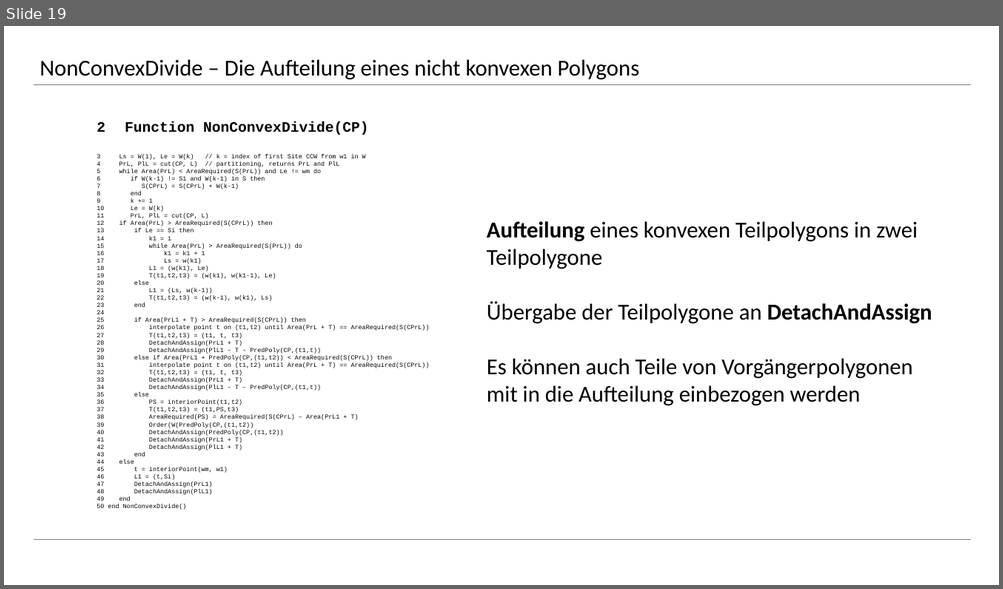
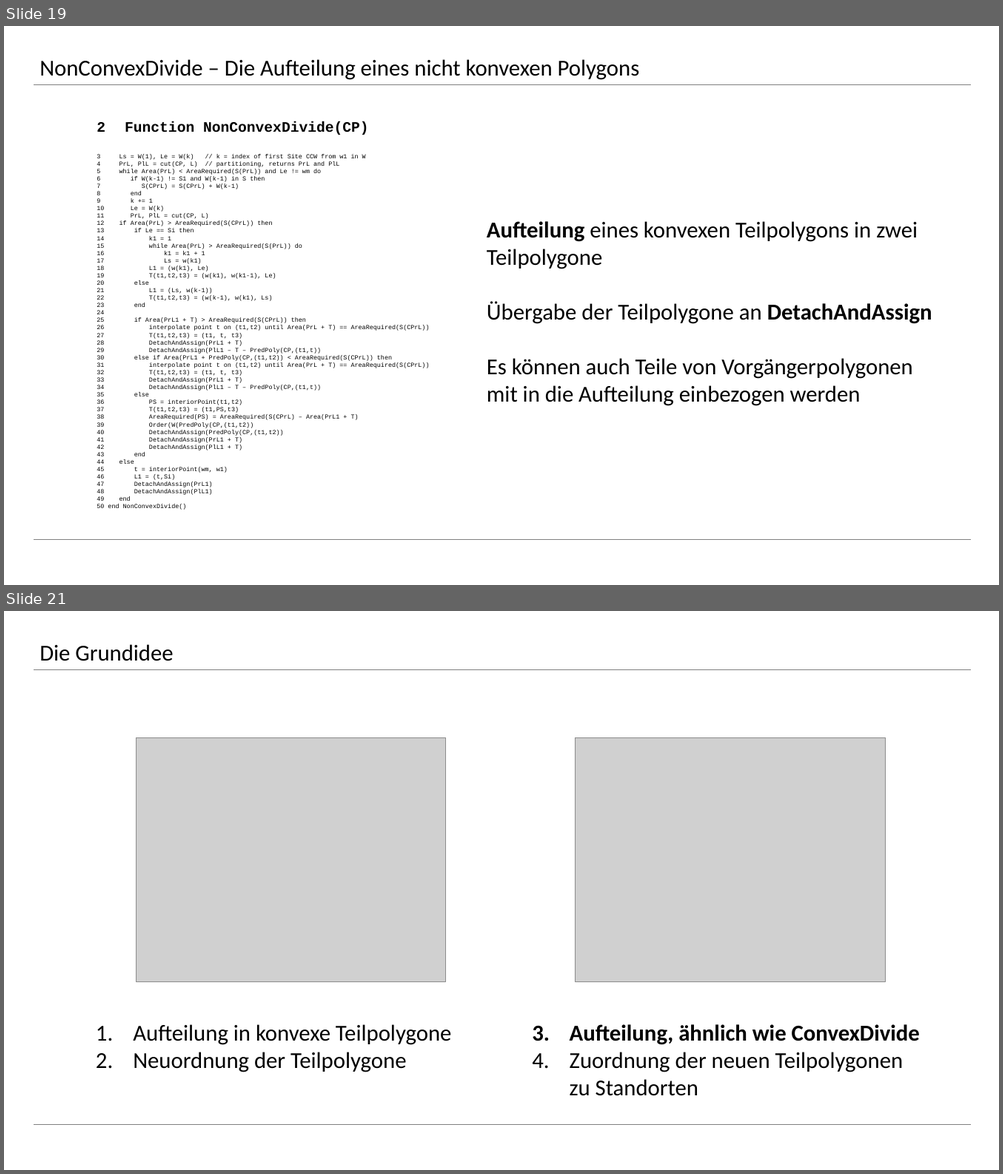
Before and after one commit to rhoentier/Algorithmische-Geometrie, a slide deck: Präsentation/Präsentation Steffen.pptx. Shown one above the other, each under a label of ours: slide 19 before the commit, slides 19 and 21 after it; the slides between them are not shown. The pictures are 1003x589 and 1003x1174 pixels, drawn with LibreOffice and Linux fonts; fonts in the diff are those of the drawing; grey boxes stand for pictures. Boxes give left, top, right and bottom in pixels: in the first picture for what was removed or moved away, otherwise in the second. Text is boxed around its words. In the diff, an @@ line names an element or a change of style, - is before the commit and + after.

```diff
--- a/Präsentation/Präsentation Steffen.pptx
+++ b/Präsentation/Präsentation Steffen.pptx
@@ slide 21 added at (4,611,999,1170), background #FFFFFF @@
@@ text added at (40,644,173,661), 22 pt, text #000000 @@
+Die Grundidee
@@ line added from (33, 670) to (970, 670), #808080 0.5 pt @@
@@ picture added at (136,738,447,982) @@
@@ picture added at (575,738,886,982) @@
@@ text added at (133,1025,451,1073), 22 pt, text #000000 @@
+1. Aufteilung in konvexe Teilpolygone
+2. Neuordnung der Teilpolygone
@@ text added at (569,1025,919,1096), 22 pt, text #000000 @@
+3. Aufteilung, ähnlich wie ConvexDivide
+4. Zuordnung der neuen Teilpolygonen zu Standorten
@@ line added from (33, 1125) to (970, 1125), #808080 0.5 pt @@
```
Also in this commit, not shown: 6 slides changed, 8 other slides added.
